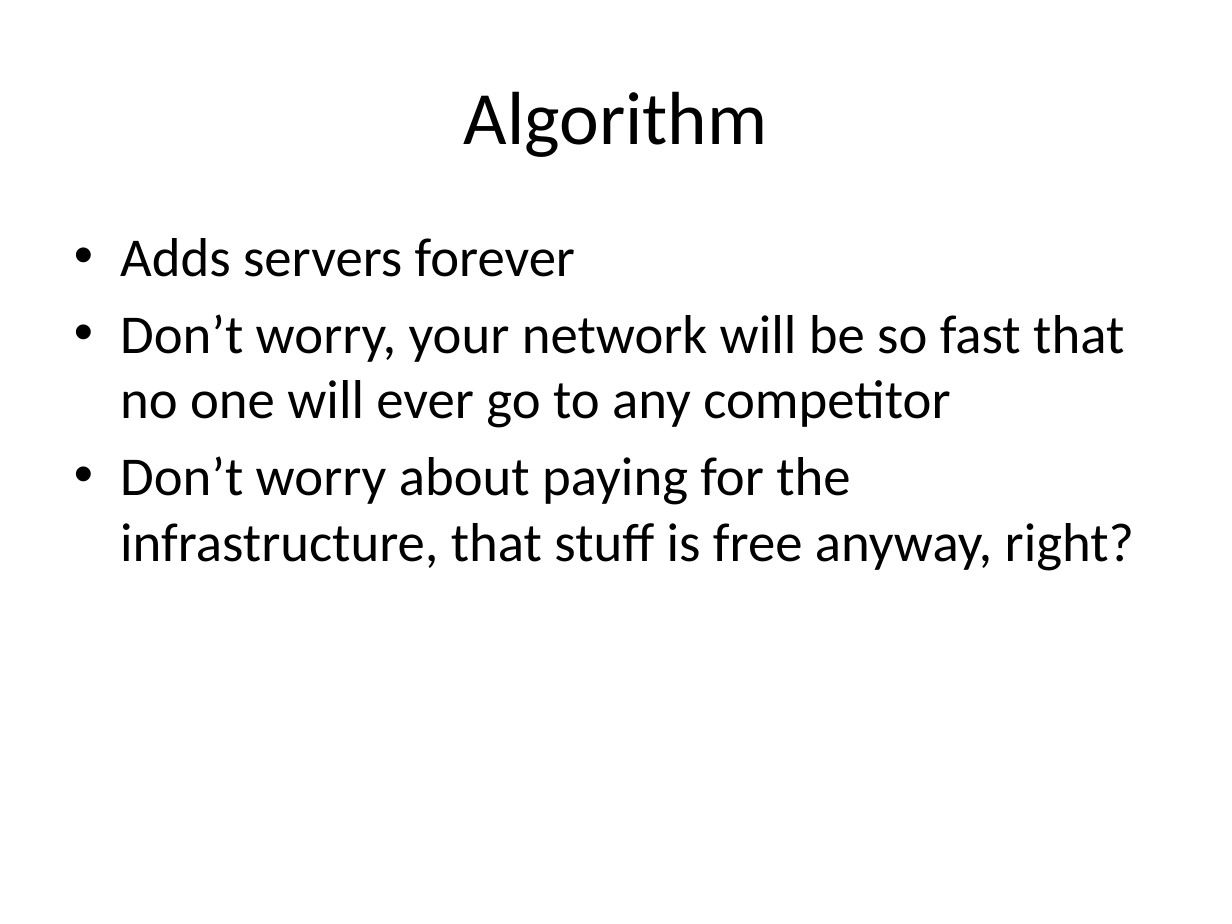
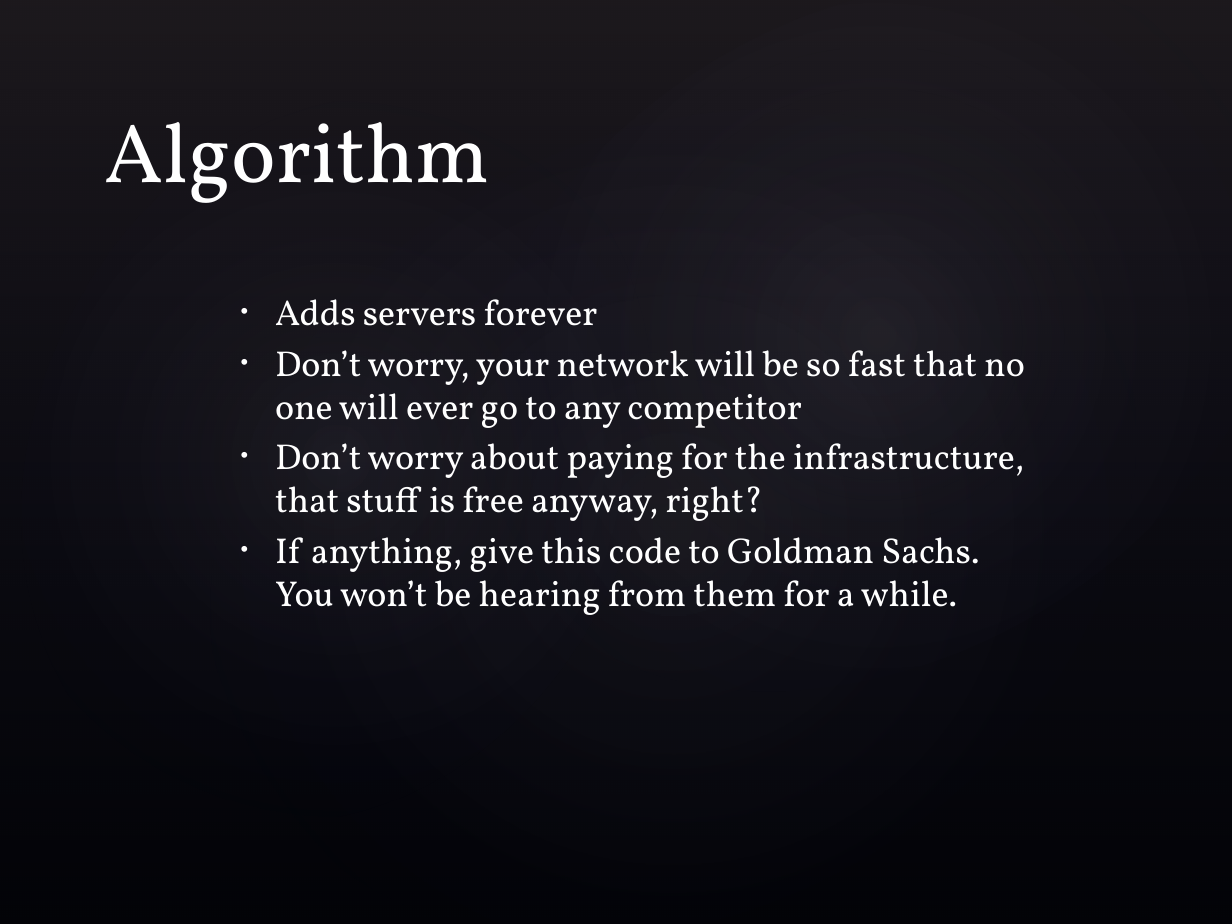
Before and after one commit to rebeccamurphy/Hackathon-2013, a slide deck: slide 3 of Hack-a-Thon Presentation.pptx. Drawn at 1232x924 pixels with LibreOffice and Linux fonts; fonts in the diff are those of the drawing; background and template pictures are left out. Boxes give left, top, right and bottom in pixels: in the first picture for what was removed or moved away, otherwise in the second. Text is boxed around its words. In the diff, an @@ line names an element or a change of style, - is before the commit and + after.

```diff
--- a/Hack-a-Thon Presentation.pptx
+++ b/Hack-a-Thon Presentation.pptx
@@ background #FFFFFF to picture (left out) @@
@@ rectangle added at box(0, 0, 1232, 924), fill gradient #504652 to #242852 @@
@@ ellipse added at box(0, 0, 765, 924), fill gradient #C4BCC6 to #242852 @@
@@ ellipse added at box(56, 0, 1232, 924), fill gradient #C4BCC6 to #242852 @@
@@ ellipse added at box(338, 0, 1232, 837), fill gradient #C4BCC6 to #242852 @@
@@ title "Algorithm": place and size @@
-title "Algorithm" at box(464, 91, 768, 157)
+title "Algorithm" at box(105, 122, 490, 203)
@@ title "Algorithm" at box(105, 122, 490, 203): size 44 to 49 pt, font Calibri to Vollkorn, text colour #000000 to #FFFFFF; alignment centre to left; vertical alignment middle to bottom @@
@@ text "Adds servers forever": place and size @@
-text "Adds servers forever" at box(120, 238, 1134, 571)
+text "Adds servers forever" at box(275, 299, 1025, 615)
@@ text "Adds servers forever" at box(275, 299, 1025, 615): vertical alignment top to middle @@
@@ text at box(275, 299, 1025, 521): size 32 to 21 pt, font Calibri to Vollkorn, text colour #000000 to #FFFFFF in "Adds servers forever", "Don’t worry, your network will be so ...", "Don’t worry about paying for the infrastructure, ..."; indent changed; less space between paragraphs @@
@@ text at box(275, 537, 979, 615): paragraph added @@
+• If anything, give this code to Goldman Sachs. You won’t be hearing from them for a while.
```
Also in this commit, not shown: 1 other slide changed, 2 slides added, 2 slides removed.
